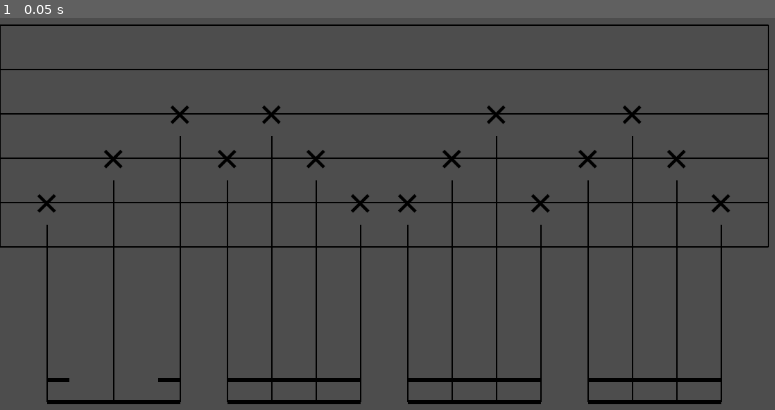
Above: before the commit, frame 1.
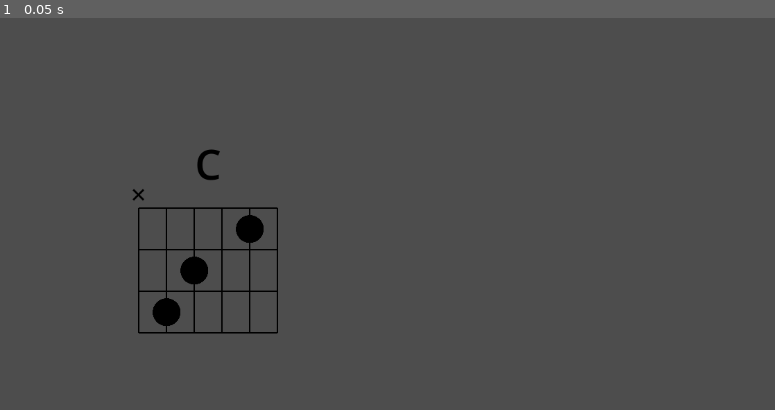
Above: after the commit, the same moment.

Repository: zlh124/tab-editor
Game: Godot game, scene res://scenes/test_scene.tscn
Two runs of this game, one before a commit and one after it. Both use one fixed random seed, a clock stepped at 60 frames per second and the inputs below. This scene is started directly instead of the project's main scene.
Inputs:
- Up to frame 1 (0.05 s): no input

The runs differ from the first frame. In frame 1, 7.7% of the frame differs, in the area x 0-100%, y 1-99%.

Commit message:
add draw chord

Diff:
--- /dev/null
+++ b/resources/chords.json
@@ -0,0 +1,14 @@
+[
+    {
+        "id": 1,
+        "name": "C",
+        "outOfChordToneMark": "100000",
+        "editable": false,
+        "startFret": 0,
+        "fingerMarks": [
+            "0#4",
+            "1#2",
+            "2#1"
+        ]
+    }
+]
--- a/resources/simple1.json
+++ b/resources/simple1.json
@@ -8,16 +8,16 @@
     "bars": [
         {
             "no": 1,
-            "harmonies": [
+            "chords": [
                 {
                     "id": 1,
                     "name": "C",
-                    "position": "1 1"
+                    "position": "1#1"
                 },
                 {
                     "id": 2,
                     "name": "Em7/B",
-                    "position": "3 1"
+                    "position": "3#1"
                 }
             ],
             "beats": [
@@ -209,16 +209,16 @@
         },
         {
             "no": 2,
-            "harmonies": [
+            "chords": [
                 {
                     "id": 3,
                     "name": "Am",
-                    "position": "1 1"
+                    "position": "1#1"
                 },
                 {
                     "id": 4,
                     "name": "F",
-                    "position": "3 1"
+                    "position": "3#1"
                 }
             ],
             "beats": [
@@ -422,16 +422,16 @@
         },
         {
             "no": 3,
-            "harmonies": [
+            "chords": [
                 {
                     "id": 1,
                     "name": "c",
-                    "position": "1 1"
+                    "position": "1#1"
                 },
                 {
                     "id": 2,
                     "name": "em7/b",
-                    "position": "3 1"
+                    "position": "3#1"
                 }
             ],
             "beats": [
@@ -635,21 +635,21 @@
         },
         {
             "no": 4,
-            "harmonies": [
+            "chords": [
                 {
                     "id": 5,
                     "name": "G",
-                    "position": "1 1"
+                    "position": "1#1"
                 },
                 {
                     "id": 4,
                     "name": "F",
-                    "position": "2 1"
+                    "position": "2#1"
                 },
                 {
                     "id": 1,
                     "name": "C",
-                    "position": "3 1"
+                    "position": "3#1"
                 }
             ],
             "beats": [
@@ -853,16 +853,16 @@
         },
         {
             "no": 5,
-            "harmonies": [
+            "chords": [
                 {
                     "id": 1,
                     "name": "C",
-                    "position": "1 1"
+                    "position": "1#1"
                 },
                 {
                     "id": 2,
                     "name": "Em7/B",
-                    "position": "3 1"
+                    "position": "3#1"
                 }
             ],
             "beats": [
--- a/scenes/bar.tscn
+++ b/scenes/bar.tscn
@@ -1,25 +1,20 @@
-[gd_scene load_steps=3 format=3 uid="uid://chi0lu1ui6x2a"]
+[gd_scene load_steps=4 format=3 uid="uid://chi0lu1ui6x2a"]
 
 [ext_resource type="Script" uid="uid://dfqcylc7ioinj" path="res://scripts/bar.gd" id="1_5dekh"]
 [ext_resource type="PackedScene" uid="uid://cpkww11x8io8o" path="res://scenes/default_line.tscn" id="2_bwlfd"]
+[ext_resource type="PackedScene" uid="uid://d056eh40vp318" path="res://scenes/chord.tscn" id="2_x848m"]
 
-[node name="Bar" type="Node2D"]
+[node name="Bar" type="VBoxContainer"]
 script = ExtResource("1_5dekh")
 
-[node name="HBoxContainer" type="HBoxContainer" parent="."]
-offset_right = 40.0
-offset_bottom = 40.0
-
-[node name="SpaceRight" type="Control" parent="HBoxContainer"]
-custom_minimum_size = Vector2(32, 0)
+[node name="HarmonyContiner" type="HBoxContainer" parent="."]
 layout_mode = 2
 
-[node name="BeatContainer" type="HBoxContainer" parent="HBoxContainer"]
-custom_minimum_size = Vector2(64, 320)
+[node name="Harmony" parent="HarmonyContiner" instance=ExtResource("2_x848m")]
 layout_mode = 2
 
-[node name="SpaceLeft" type="Control" parent="HBoxContainer"]
-custom_minimum_size = Vector2(32, 0)
+[node name="BeatContainer" type="HBoxContainer" parent="."]
+custom_minimum_size = Vector2(64, 320)
 layout_mode = 2
 
 [node name="Frame" type="Node2D" parent="."]
--- /dev/null
+++ b/scenes/chord.gd
@@ -0,0 +1,2 @@
+class_name Chord
+extends Control
--- /dev/null
+++ b/scenes/chord.tscn
@@ -0,0 +1,225 @@
+[gd_scene load_steps=7 format=3 uid="uid://d056eh40vp318"]
+
+[ext_resource type="PackedScene" uid="uid://c4cae5aekfm2m" path="res://scenes/slienc_mark.tscn" id="1_2f53a"]
+[ext_resource type="Script" uid="uid://b2h1vglyag2l6" path="res://scenes/chord.gd" id="1_rjigm"]
+[ext_resource type="PackedScene" uid="uid://cpkww11x8io8o" path="res://scenes/default_line.tscn" id="2_rjigm"]
+[ext_resource type="PackedScene" uid="uid://cu2knmk73fjfk" path="res://scenes/finger_mark.tscn" id="3_xy3fl"]
+
+[sub_resource type="LabelSettings" id="LabelSettings_u0gbo"]
+line_spacing = 0.0
+font_size = 60
+font_color = Color(0, 0, 0, 1)
+
+[sub_resource type="LabelSettings" id="LabelSettings_2f53a"]
+line_spacing = 0.0
+font_size = 24
+font_color = Color(0, 0, 0, 1)
+
+[node name="Chord" type="Control"]
+custom_minimum_size = Vector2(200, 280)
+layout_mode = 3
+anchors_preset = 0
+offset_right = 120.0
+offset_bottom = 180.0
+size_flags_vertical = 0
+script = ExtResource("1_rjigm")
+
+[node name="Name" type="Label" parent="."]
+custom_minimum_size = Vector2(200, 64)
+layout_mode = 0
+offset_top = -10.0
+offset_right = 200.0
+offset_bottom = 73.0
+text = "C"
+label_settings = SubResource("LabelSettings_u0gbo")
+horizontal_alignment = 1
+vertical_alignment = 1
+
+[node name="StartFret" type="Label" parent="."]
+custom_minimum_size = Vector2(40, 40)
+layout_mode = 0
+offset_left = -40.0
+offset_top = 104.0
+offset_bottom = 144.0
+text = "12"
+label_settings = SubResource("LabelSettings_2f53a")
+horizontal_alignment = 1
+vertical_alignment = 1
+max_lines_visible = 1
+visible_characters = 2
+
+[node name="OutOfChordTonesMarks" type="Node2D" parent="."]
+position = Vector2(-20, 56)
+scale = Vector2(2, 2)
+
+[node name="OutOfChordTonesMark#0" parent="OutOfChordTonesMarks" instance=ExtResource("1_2f53a")]
+
+[node name="OutOfChordTonesMark#1" parent="OutOfChordTonesMarks" instance=ExtResource("1_2f53a")]
+offset_left = 20.0
+offset_right = 84.0
+offset_bottom = 64.0
+
+[node name="OutOfChordTonesMark#2" parent="OutOfChordTonesMarks" instance=ExtResource("1_2f53a")]
+offset_left = 40.0
+offset_right = 104.0
+offset_bottom = 64.0
+
+[node name="OutOfChordTonesMark#3" parent="OutOfChordTonesMarks" instance=ExtResource("1_2f53a")]
+offset_left = 60.0
+offset_right = 124.0
+offset_bottom = 64.0
+
+[node name="OutOfChordTonesMark#4" parent="OutOfChordTonesMarks" instance=ExtResource("1_2f53a")]
+offset_left = 80.0
+offset_right = 144.0
+offset_bottom = 64.0
+
+[node name="OutOfChordTonesMark#5" parent="OutOfChordTonesMarks" instance=ExtResource("1_2f53a")]
+offset_left = 100.0
+offset_right = 164.0
+offset_bottom = 64.0
+
+[node name="Lines" type="Node2D" parent="."]
+position = Vector2(0, 96)
+scale = Vector2(2, 2)
+
+[node name="DefaultLine" parent="Lines" instance=ExtResource("2_rjigm")]
+points = PackedVector2Array(0, 0, 0, 90)
+width = 1.0
+
+[node name="DefaultLine2" parent="Lines" instance=ExtResource("2_rjigm")]
+points = PackedVector2Array(0, 0, 100, 0)
+width = 1.0
+
+[node name="DefaultLine3" parent="Lines" instance=ExtResource("2_rjigm")]
+position = Vector2(100, 0)
+points = PackedVector2Array(0, 0, 0, 90)
+width = 1.0
+
+[node name="DefaultLine4" parent="Lines" instance=ExtResource("2_rjigm")]
+position = Vector2(0, 30)
+points = PackedVector2Array(0, 0, 100, 0)
+width = 1.0
+
+[node name="DefaultLine5" parent="Lines" instance=ExtResource("2_rjigm")]
+position = Vector2(0, 60)
+points = PackedVector2Array(0, 0, 100, 0)
+width = 1.0
+
+[node name="DefaultLine6" parent="Lines" instance=ExtResource("2_rjigm")]
+position = Vector2(0, 90)
+points = PackedVector2Array(0, 0, 100, 0)
+width = 1.0
+
+[node name="DefaultLine7" parent="Lines" instance=ExtResource("2_rjigm")]
+position = Vector2(20, 0)
+points = PackedVector2Array(0, 0, 0, 90)
+width = 1.0
+
+[node name="DefaultLine8" parent="Lines" instance=ExtResource("2_rjigm")]
+position = Vector2(40, 0)
+points = PackedVector2Array(0, 0, 0, 90)
+width = 1.0
+
+[node name="DefaultLine9" parent="Lines" instance=ExtResource("2_rjigm")]
+position = Vector2(60, 0)
+points = PackedVector2Array(0, 0, 0, 90)
+width = 1.0
+
+[node name="DefaultLine10" parent="Lines" instance=ExtResource("2_rjigm")]
+position = Vector2(80, 0)
+points = PackedVector2Array(0, 0, 0, 90)
+width = 1.0
+
+[node name="FingerMarks" type="Node2D" parent="."]
+position = Vector2(-20, 106)
+
+[node name="FingerMark#0#0" parent="FingerMarks" instance=ExtResource("3_xy3fl")]
+
+[node name="FingerMark#0#1" parent="FingerMarks" instance=ExtResource("3_xy3fl")]
+offset_left = 40.0
+offset_right = 168.0
+
+[node name="FingerMark#0#2" parent="FingerMarks" instance=ExtResource("3_xy3fl")]
+offset_left = 80.0
+offset_right = 208.0
+
+[node name="FingerMark#0#3" parent="FingerMarks" instance=ExtResource("3_xy3fl")]
+offset_left = 120.0
+offset_right = 248.0
+
+[node name="FingerMark#0#4" parent="FingerMarks" instance=ExtResource("3_xy3fl")]
+offset_left = 160.0
+offset_right = 288.0
+
+[node name="FingerMark#0#5" parent="FingerMarks" instance=ExtResource("3_xy3fl")]
+offset_left = 200.0
+offset_right = 328.0
+
+[node name="FingerMark#1#0" parent="FingerMarks" instance=ExtResource("3_xy3fl")]
+offset_top = 60.0
+offset_bottom = 188.0
+
+[node name="FingerMark#1#1" parent="FingerMarks" instance=ExtResource("3_xy3fl")]
+offset_left = 40.0
+offset_top = 60.0
+offset_right = 168.0
+offset_bottom = 188.0
+
+[node name="FingerMark#1#2" parent="FingerMarks" instance=ExtResource("3_xy3fl")]
+offset_left = 80.0
+offset_top = 60.0
+offset_right = 208.0
+offset_bottom = 188.0
+
+[node name="FingerMark#1#3" parent="FingerMarks" instance=ExtResource("3_xy3fl")]
+offset_left = 120.0
+offset_top = 60.0
+offset_right = 248.0
+offset_bottom = 188.0
+
+[node name="FingerMark#1#4" parent="FingerMarks" instance=ExtResource("3_xy3fl")]
+offset_left = 160.0
+offset_top = 60.0
+offset_right = 288.0
+offset_bottom = 188.0
+
+[node name="FingerMark#1#5" parent="FingerMarks" instance=ExtResource("3_xy3fl")]
+offset_left = 200.0
+offset_top = 60.0
+offset_right = 328.0
+offset_bottom = 188.0
+
+[node name="FingerMark#2#0" parent="FingerMarks" instance=ExtResource("3_xy3fl")]
+offset_top = 120.0
+offset_bottom = 248.0
+
+[node name="FingerMark#2#1" parent="FingerMarks" instance=ExtResource("3_xy3fl")]
+offset_left = 40.0
+offset_top = 120.0
+offset_right = 168.0
+offset_bottom = 248.0
+
+[node name="FingerMark#2#2" parent="FingerMarks" instance=ExtResource("3_xy3fl")]
+offset_left = 80.0
+offset_top = 120.0
+offset_right = 208.0
+offset_bottom = 248.0
+
+[node name="FingerMark#2#4" parent="FingerMarks" instance=ExtResource("3_xy3fl")]
+offset_left = 120.0
+offset_top = 120.0
+offset_right = 248.0
+offset_bottom = 248.0
+
+[node name="FingerMark#2#3" parent="FingerMarks" instance=ExtResource("3_xy3fl")]
+offset_left = 160.0
+offset_top = 120.0
+offset_right = 288.0
+offset_bottom = 248.0
+
+[node name="FingerMark#2#5" parent="FingerMarks" instance=ExtResource("3_xy3fl")]
+offset_left = 200.0
+offset_top = 120.0
+offset_right = 328.0
+offset_bottom = 248.0
--- a/scenes/finger_mark.tscn
+++ b/scenes/finger_mark.tscn
@@ -1,17 +1,11 @@
 [gd_scene load_steps=2 format=3 uid="uid://cu2knmk73fjfk"]
 
-[sub_resource type="LabelSettings" id="LabelSettings_n54ey"]
-line_spacing = 0.0
-font_size = 44
-font_color = Color(0, 0, 0, 1)
+[ext_resource type="Texture2D" uid="uid://xxky6abxlgnh" path="res://resources/img.png" id="1_hvjhw"]
 
-[node name="FingerMark" type="Label"]
+[node name="FingerMark" type="TextureRect"]
+self_modulate = Color(0, 0, 0, 0)
 custom_minimum_size = Vector2(64, 64)
-offset_right = 64.0
-offset_bottom = 64.0
-scale = Vector2(0.25, 0.25)
-label_settings = SubResource("LabelSettings_n54ey")
-horizontal_alignment = 1
-vertical_alignment = 1
-max_lines_visible = 1
-visible_characters = 1
+offset_right = 128.0
+offset_bottom = 128.0
+scale = Vector2(0.313, 0.313)
+texture = ExtResource("1_hvjhw")
--- a/scenes/harmony.tscn
+++ /dev/null
@@ -1,209 +0,0 @@
-[gd_scene load_steps=5 format=3 uid="uid://d056eh40vp318"]
-
-[ext_resource type="PackedScene" uid="uid://c4cae5aekfm2m" path="res://scenes/slienc_mark.tscn" id="1_2rkfr"]
-[ext_resource type="PackedScene" uid="uid://cpkww11x8io8o" path="res://scenes/default_line.tscn" id="1_qv620"]
-[ext_resource type="PackedScene" uid="uid://cu2knmk73fjfk" path="res://scenes/finger_mark.tscn" id="3_soou6"]
-
-[sub_resource type="LabelSettings" id="LabelSettings_u0gbo"]
-line_spacing = 0.0
-font_size = 22
-font_color = Color(0, 0, 0, 1)
-
-[node name="Harmony" type="Control"]
-custom_minimum_size = Vector2(80, 0)
-layout_mode = 3
-anchors_preset = 0
-offset_right = 80.0
-offset_bottom = 112.0
-size_flags_vertical = 0
-
-[node name="Name" type="Label" parent="."]
-custom_minimum_size = Vector2(0, 32)
-layout_mode = 0
-offset_right = 80.0
-offset_bottom = 32.0
-text = "C"
-label_settings = SubResource("LabelSettings_u0gbo")
-horizontal_alignment = 1
-vertical_alignment = 1
-
-[node name="SliencMarks" type="Node2D" parent="."]
-position = Vector2(-8, 24)
-
-[node name="SliencMark" parent="SliencMarks" instance=ExtResource("1_2rkfr")]
-text = "✕"
-
-[node name="SliencMark2" parent="SliencMarks" instance=ExtResource("1_2rkfr")]
-visible = false
-offset_left = 16.0
-offset_right = 80.0
-offset_bottom = 64.0
-
-[node name="SliencMark3" parent="SliencMarks" instance=ExtResource("1_2rkfr")]
-visible = false
-offset_left = 32.0
-offset_right = 96.0
-offset_bottom = 64.0
-
-[node name="SliencMark4" parent="SliencMarks" instance=ExtResource("1_2rkfr")]
-offset_left = 48.0
-offset_right = 112.0
-offset_bottom = 64.0
-
-[node name="SliencMark5" parent="SliencMarks" instance=ExtResource("1_2rkfr")]
-visible = false
-offset_left = 64.0
-offset_right = 128.0
-offset_bottom = 64.0
-
-[node name="SliencMark6" parent="SliencMarks" instance=ExtResource("1_2rkfr")]
-offset_left = 80.0
-offset_right = 144.0
-offset_bottom = 64.0
-
-[node name="Lines" type="Node2D" parent="."]
-position = Vector2(0, 40)
-
-[node name="DefaultLine" parent="Lines" instance=ExtResource("1_qv620")]
-points = PackedVector2Array(0, 0, 0, 72)
-width = 1.0
-
-[node name="DefaultLine2" parent="Lines" instance=ExtResource("1_qv620")]
-points = PackedVector2Array(0, 0, 80, 0)
-width = 1.0
-
-[node name="DefaultLine3" parent="Lines" instance=ExtResource("1_qv620")]
-position = Vector2(80, 0)
-points = PackedVector2Array(0, 0, 0, 72)
-width = 1.0
-
-[node name="DefaultLine4" parent="Lines" instance=ExtResource("1_qv620")]
-position = Vector2(0, 24)
-points = PackedVector2Array(0, 0, 80, 0)
-width = 1.0
-
-[node name="DefaultLine5" parent="Lines" instance=ExtResource("1_qv620")]
-position = Vector2(0, 48)
-points = PackedVector2Array(0, 0, 80, 0)
-width = 1.0
-
-[node name="DefaultLine6" parent="Lines" instance=ExtResource("1_qv620")]
-position = Vector2(0, 72)
-points = PackedVector2Array(0, 0, 80, 0)
-width = 1.0
-
-[node name="DefaultLine7" parent="Lines" instance=ExtResource("1_qv620")]
-position = Vector2(16, 0)
-points = PackedVector2Array(0, 0, 0, 72)
-width = 1.0
-
-[node name="DefaultLine8" parent="Lines" instance=ExtResource("1_qv620")]
-position = Vector2(32, 0)
-points = PackedVector2Array(0, 0, 0, 72)
-width = 1.0
-
-[node name="DefaultLine9" parent="Lines" instance=ExtResource("1_qv620")]
-position = Vector2(48, 0)
-points = PackedVector2Array(0, 0, 0, 72)
-width = 1.0
-
-[node name="DefaultLine10" parent="Lines" instance=ExtResource("1_qv620")]
-position = Vector2(64, 0)
-points = PackedVector2Array(0, 0, 0, 72)
-width = 1.0
-
-[node name="FingerMarks" type="Node2D" parent="."]
-position = Vector2(-8, 44)
-
-[node name="FingerMark" parent="FingerMarks" instance=ExtResource("3_soou6")]
-
-[node name="FingerMark2" parent="FingerMarks" instance=ExtResource("3_soou6")]
-offset_left = 16.0
-offset_right = 80.0
-
-[node name="FingerMark3" parent="FingerMarks" instance=ExtResource("3_soou6")]
-offset_left = 32.0
-offset_right = 96.0
-
-[node name="FingerMark4" parent="FingerMarks" instance=ExtResource("3_soou6")]
-offset_left = 48.0
-offset_right = 112.0
-
-[node name="FingerMark5" parent="FingerMarks" instance=ExtResource("3_soou6")]
-offset_left = 64.0
-offset_right = 128.0
-text = "1"
-
-[node name="FingerMark6" parent="FingerMarks" instance=ExtResource("3_soou6")]
-offset_left = 80.0
-offset_right = 144.0
-
-[node name="FingerMark7" parent="FingerMarks" instance=ExtResource("3_soou6")]
-offset_top = 24.0
-offset_bottom = 88.0
-
-[node name="FingerMark8" parent="FingerMarks" instance=ExtResource("3_soou6")]
-offset_left = 16.0
-offset_top = 24.0
-offset_right = 80.0
-offset_bottom = 88.0
-
-[node name="FingerMark9" parent="FingerMarks" instance=ExtResource("3_soou6")]
-offset_left = 32.0
-offset_top = 24.0
-offset_right = 96.0
-offset_bottom = 88.0
-text = "2"
-
-[node name="FingerMark10" parent="FingerMarks" instance=ExtResource("3_soou6")]
-offset_left = 48.0
-offset_top = 24.0
-offset_right = 112.0
-offset_bottom = 88.0
-
-[node name="FingerMark11" parent="FingerMarks" instance=ExtResource("3_soou6")]
-offset_left = 64.0
-offset_top = 24.0
-offset_right = 128.0
-offset_bottom = 88.0
-
-[node name="FingerMark12" parent="FingerMarks" instance=ExtResource("3_soou6")]
-offset_left = 80.0
-offset_top = 24.0
-offset_right = 144.0
-offset_bottom = 88.0
-
-[node name="FingerMark13" parent="FingerMarks" instance=ExtResource("3_soou6")]
-offset_top = 48.0
-offset_bottom = 112.0
-
-[node name="FingerMark14" parent="FingerMarks" instance=ExtResource("3_soou6")]
-offset_left = 16.0
-offset_top = 48.0
-offset_right = 80.0
-offset_bottom = 112.0
-text = "3"
-
-[node name="FingerMark15" parent="FingerMarks" instance=ExtResource("3_soou6")]
-offset_left = 32.0
-offset_top = 48.0
-offset_right = 96.0
-offset_bottom = 112.0
-
-[node name="FingerMark16" parent="FingerMarks" instance=ExtResource("3_soou6")]
-offset_left = 48.0
-offset_top = 48.0
-offset_right = 112.0
-offset_bottom = 112.0
-
-[node name="FingerMark17" parent="FingerMarks" instance=ExtResource("3_soou6")]
-offset_left = 64.0
-offset_top = 48.0
-offset_right = 128.0
-offset_bottom = 112.0
-
-[node name="FingerMark18" parent="FingerMarks" instance=ExtResource("3_soou6")]
-offset_left = 80.0
-offset_top = 48.0
-offset_right = 144.0
-offset_bottom = 112.0
--- a/scenes/slienc_mark.tscn
+++ b/scenes/slienc_mark.tscn
@@ -9,8 +9,7 @@
 custom_minimum_size = Vector2(64, 64)
 offset_right = 40.0
 offset_bottom = 23.0
-scale = Vector2(0.25, 0.25)
-text = "◯"
+scale = Vector2(0.313, 0.313)
 label_settings = SubResource("LabelSettings_kdx3u")
 horizontal_alignment = 1
 vertical_alignment = 1
--- a/scripts/bar.gd
+++ b/scripts/bar.gd
@@ -1,5 +1,5 @@
 class_name Bar
-extends Node2D
+extends VBoxContainer
 
 
 # 小节号
@@ -9,14 +9,21 @@
 # 拍
 var beats: Array[Beat]
 
+var note_count: int = 0
+
 @onready var left_border: Line2D = $Frame/LeftBorder
 @onready var right_border: Line2D = $Frame/RightBorder
+@onready var frame: Node2D = $Frame
 
-@onready var container: HBoxContainer = $HBoxContainer
+@onready var beat_container: HBoxContainer = $BeatContainer
+
 
 func _process(_delta: float):
-    right_border.points[0].x = container.size.x
-    right_border.points[1].x = container.size.x
+    # 自适应框线
+    frame.position = beat_container.position
+
+    right_border.points[0].x = beat_container.size.x
+    right_border.points[1].x = beat_container.size.x
     for i in range(6):
         var line = get_node("Frame/Line%d" % (i + 1))
-        line.points[1].x = container.size.x
+        line.points[1].x = beat_container.size.x
--- a/scripts/deserialize_factory.gd
+++ b/scripts/deserialize_factory.gd
@@ -4,6 +4,7 @@
 const note_res := preload("res://scenes/note.tscn")
 const beat_res := preload("res://scenes/beat.tscn")
 const bar_res := preload("res://scenes/bar.tscn")
+const chord_res := preload("res://scenes/chord.tscn")
 
 static func deserialize_note(data: Dictionary) -> Note:
     var note: Note = note_res.instantiate()
@@ -29,6 +30,7 @@
 static func deserialize_beat(data: Dictionary) -> Beat:
     var beat: Beat = beat_res.instantiate()
     beat.beat_no = data["no"]
+    beat.name = "Beat#%d" % beat.beat_no
     var note_length = len(data['notes'])
     var has_less_time_value_note_right = func(time_value: int, curr_index: int, notes: Array):
         for i in range(curr_index + 1, len(notes)):
@@ -68,10 +70,42 @@
     var bar: Bar = bar_res.instantiate()
     bar.bar_no = data['no']
     bar.name = "Bar%d" % bar.bar_no
-    # TODO: 和弦处理
-    var beat_container: HBoxContainer = bar.get_node("HBoxContainer/BeatContainer")
+    var beat_container: HBoxContainer = bar.get_node("BeatContainer")
+    # 添加小节
     for beat_data in data["beats"]:
         var beat: Beat = deserialize_beat(beat_data)
         beat_container.add_child(beat)
 
     return bar
+
+static func deserialize_chord(data: Dictionary) -> Chord:
+    var chord: Chord = chord_res.instantiate()
+    chord.name = data['name'] + "At%s" % data['position']
+
+    var chords_file = FileAccess.open("res://resources/chords.json", FileAccess.READ)
+    var chords_data: Array = JSON.parse_string(chords_file.get_as_text())
+    chords_file.close()
+
+    var target_chord_data = null
+
+    for chord_data in chords_data:
+        if chord_data['id'] == data['id']:
+            target_chord_data = chord_data
+            break
+
+    if target_chord_data == null:
+        # 和弦定义被删除了
+        return null
+
+    # 绘制和弦
+    chord.get_node("Name").text = target_chord_data['name']
+    var start_fret = target_chord_data['startFret']
+    chord.get_node("StartFret").text = "" if start_fret == 0 else String(start_fret)
+    for i in range(len(target_chord_data['outOfChordToneMark'])):
+        if target_chord_data['outOfChordToneMark'][i] == '1':
+            chord.get_node("OutOfChordTonesMarks/OutOfChordTonesMark#%d" % i).text = '✕'
+    for finger_marks_pos in target_chord_data['fingerMarks']:
+        var finger_mark: TextureRect = chord.get_node("FingerMarks/FingerMark#%s" % finger_marks_pos)
+        finger_mark.self_modulate = Color.BLACK
+
+    return chord
--- a/test_scene.gd
+++ b/test_scene.gd
@@ -1,10 +1,15 @@
 extends Node2D
 
 func _ready():
-    var json_file := FileAccess.open("resources/simple1.json", FileAccess.READ)
-    # print_debug(json_file.get_as_text())
-    var data: Dictionary = JSON.parse_string(json_file.get_as_text())
-    print_debug(data)
-    var bars_data = data['bars'][0]
-    var beat = DeserializeFactory.deserialize_bar(bars_data)
-    add_child(beat)
+    # var json_file := FileAccess.open("resources/simple1.json", FileAccess.READ)
+    # # print_debug(json_file.get_as_text())
+    # var data: Dictionary = JSON.parse_string(json_file.get_as_text())
+    # print_debug(data)
+    # var bars_data = data['bars'][0]
+    # var beat = DeserializeFactory.deserialize_bar(bars_data)
+    # add_child(beat)
+    # json_file.close()
+    var chord_c := DeserializeFactory.deserialize_chord({"id": 1, "name": "C", "position": "1#1"})
+
+    add_child(chord_c)
+    chord_c.position = Vector2(200, 200)
Binary file added: resources/img.png
Not shown, added: resources/img.png.import
Not shown, added: scenes/chord.gd.uid
